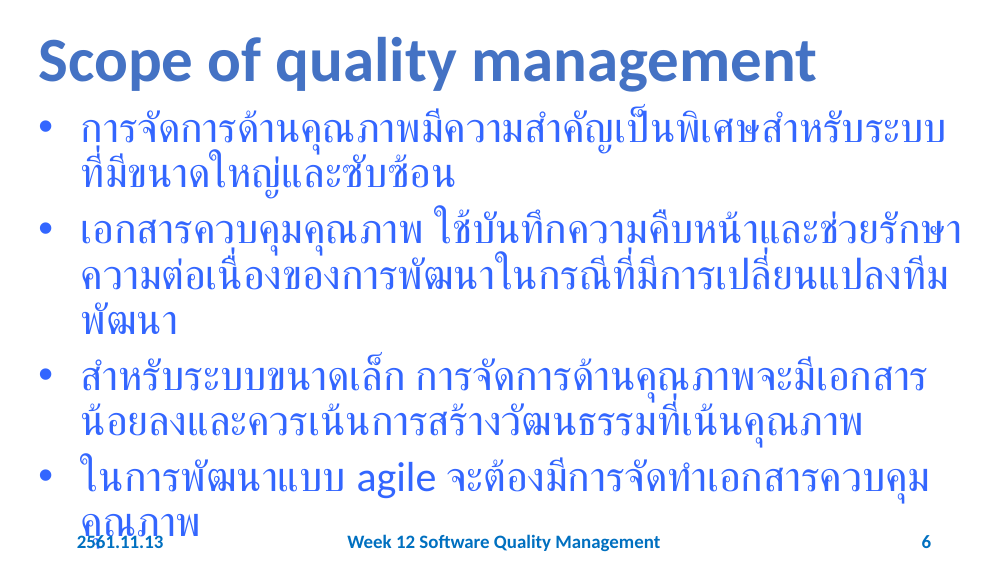
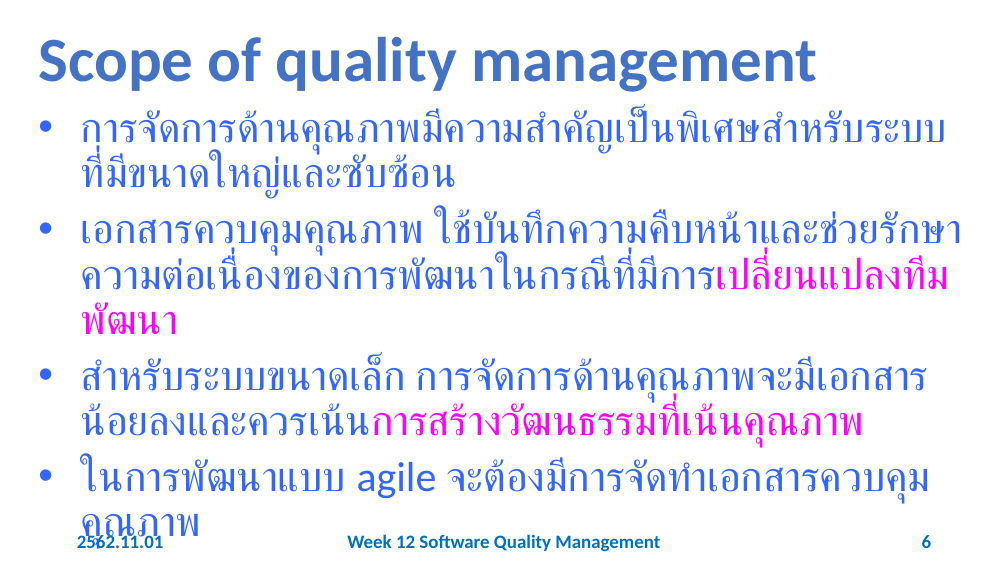
Before and after one commit to 03376806-software-engineering/Week-12-Software-Quality-Management, a slide deck: slide 6 of Slides/Week 12 Software Quality Management.pptx. Drawn at 1008x567 pixels with LibreOffice and Linux fonts; fonts in the diff are those of the drawing. Boxes give left, top, right and bottom in pixels: in the first picture for what was removed or moved away, otherwise in the second. Text is boxed around its words. In the diff, an @@ line names an element or a change of style, - is before the commit and + after.

```diff
--- a/Slides/Week 12 Software Quality Management.pptx
+++ b/Slides/Week 12 Software Quality Management.pptx
@@ text at (81,211,949,447): text colour #3366FF to #FF00FF in "ใช้บันทึกความคืบหน้าและช่วยรักษาความต่อเนื่องของการพัฒนาในกร ...", "การจัดการด้านคุณภาพจะมีเอกสารน้อยลงและควรเน้นการสร้างวัฒนธรร ..." @@
@@ text at (77,532,164,549): text changed @@
-2561.11.13
+2562.11.01
```
Also in this commit, not shown: 53 other slides changed.
